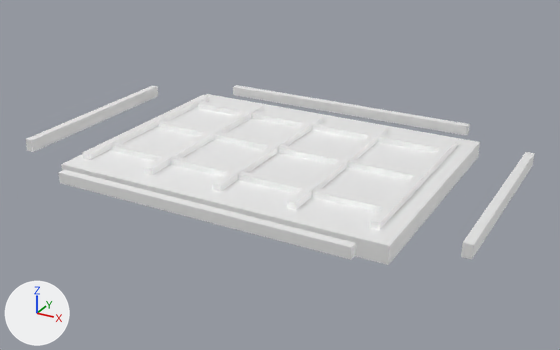
Two versions of the glTF model Assets/Models/SewerGrate.glb, one commit apart.
Both versions are drawn from a camera (50 mm lens) standing at (29.828, -1.495, 0.711) and looking at (29.007, -0.002, -0.035). Lighting does not change. The marker at lower left points along +X, +Y and +Z. Where no turn or scale is listed for an object, it has been applied to the vertices.

Objects in the first picture: 'SewerGrate_Bar_0', 'SewerGrate_Bar_1', 'SewerGrate_Bar_2', 'SewerGrate_Bar_3', 'SewerGrate_Bar_4', 'SewerGrate_Bar_5', 'SewerGrate_Bar_6', 'SewerGrate_CrossBar_0', 'SewerGrate_CrossBar_1', 'SewerGrate_CrossBar_2', 'SewerGrate_CrossBar_3', 'SewerGrate_CrossBar_4', 'SewerGrate_Frame'.
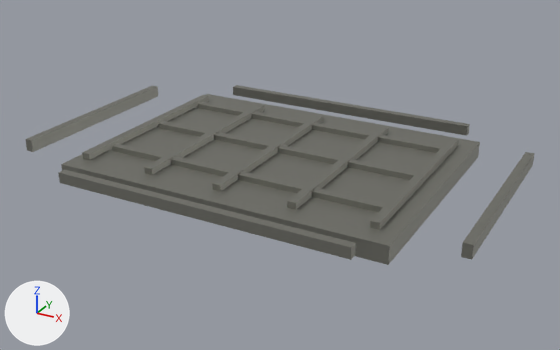
The newer file is also turned or shifted as a whole; pictures and numbers use the older file's frame.

Boxes [x1, y1, x2, y2] around the edits, measured in the pictures (560 x 350 px):
'SewerGrate_Frame', recoloured, surface changed (white to grey): [61, 94, 480, 265] in both
'SewerGrate_CrossBar_0', recoloured, surface changed: [58, 170, 356, 260] in both
'SewerGrate_CrossBar_4', recoloured, surface changed: [233, 85, 470, 136] in both
'SewerGrate_CrossBar_1', recoloured, surface changed (white to grey): [112, 144, 386, 212] in both
'SewerGrate_Bar_0', recoloured, surface changed: [26, 86, 158, 152] in both
'SewerGrate_CrossBar_2', recoloured, surface changed (white to grey): [158, 121, 417, 180] in both
'SewerGrate_Bar_6', recoloured, surface changed (white to grey): [461, 152, 535, 260] in both
'SewerGrate_CrossBar_3', recoloured, surface changed (white to grey): [198, 102, 443, 153] in both
'SewerGrate_Bar_5', recoloured, surface changed (white to grey): [370, 138, 458, 230] in both
'SewerGrate_Bar_4', recoloured, surface changed (white to grey): [287, 126, 389, 210] in both
'SewerGrate_Bar_3', recoloured, surface changed (white to grey): [212, 115, 324, 192] in both
'SewerGrate_Bar_1', recoloured, surface changed (white to grey): [82, 95, 209, 160] in both
'SewerGrate_Bar_2', recoloured, surface changed (white to grey): [144, 104, 265, 175] in both

Patch to the scene script:
```diff
--- a/Assets/Models/SewerGrate.glb.py
+++ b/Assets/Models/SewerGrate.glb.py
@@ mat_rustyiron @@
 mat_rustyiron = principled_material('RustyIron')
-mat_rustyiron.base_color = (1.0, 1.0, 1.0)  # white #ffffff
+mat_rustyiron.base_color = (0.25, 0.25, 0.22)  # grey #898981
 mat_rustyiron.metallic = 0.9
-mat_rustyiron.roughness = 0.75
```
